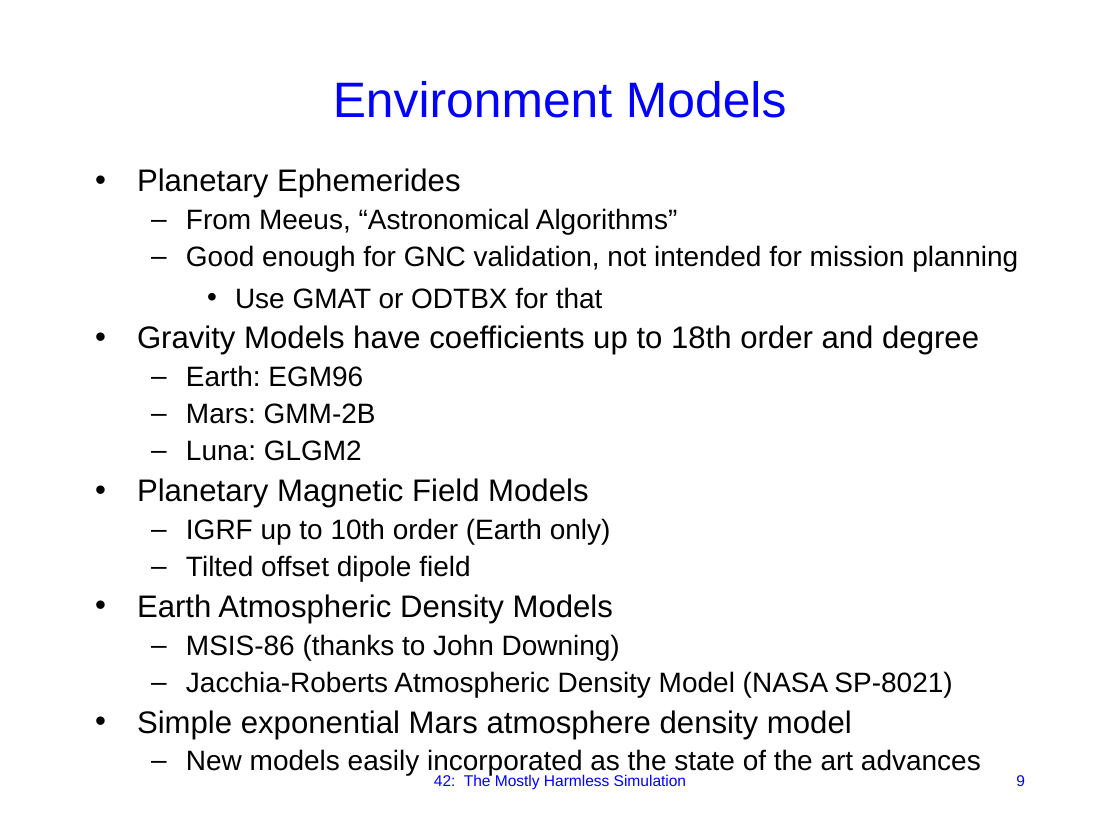
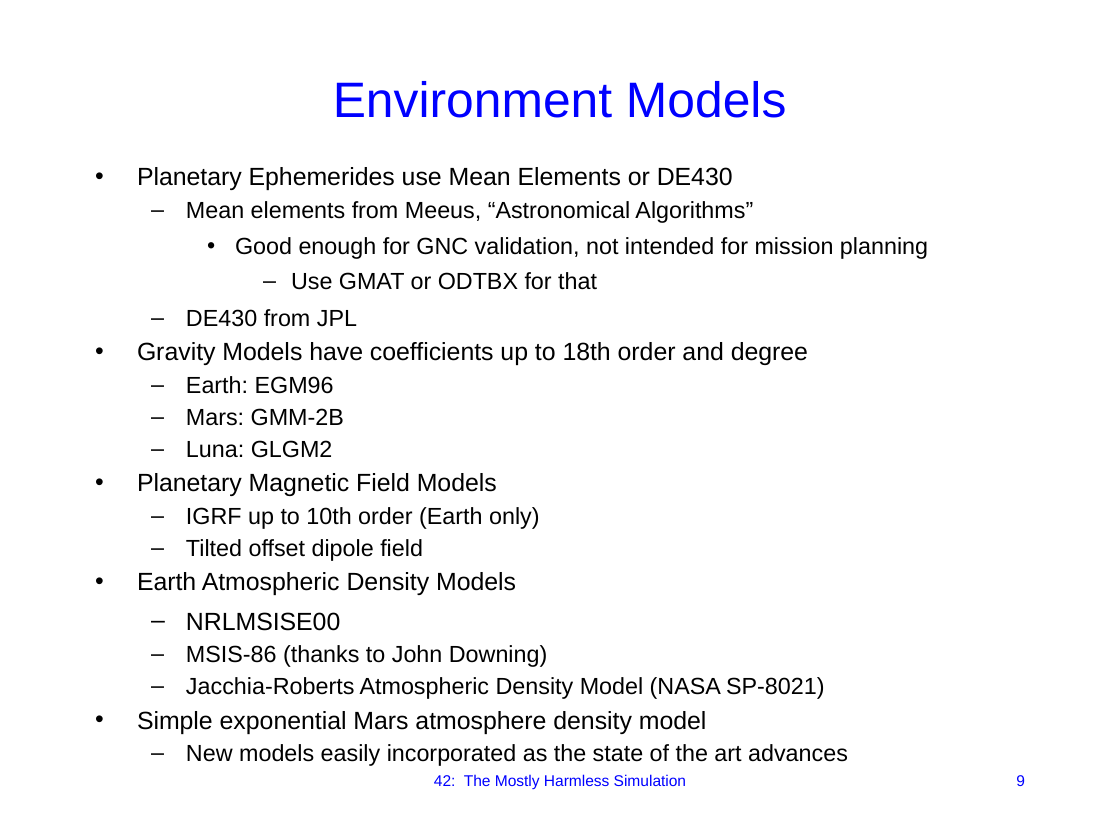
Before and after one commit to ericstoneking/42, a slide deck: slide 9 of Docs/42 Intro to Simulation.odp. Drawn at 1120x840 pixels with LibreOffice and Linux fonts; fonts in the diff are those of the drawing. Boxes give left, top, right and bottom in pixels: in the first picture for what was removed or moved away, otherwise in the second. Text is boxed around its words. In the diff, an @@ line names an element or a change of style, - is before the commit and + after.

Commit message:
Neatened up use of Schatten F10.7, Ap
Neatened up use of Schatten models for solar and geomagnetic activity
Fixed Cam rotation while already paused.
Bug fix in LoadTleFromFile (use of Epoch in Eph2RV)
Only LoadDE430 if using them
Avoid calloc'ing zero-size buffers in FindUnshadedAreas (not tested yet)

```diff
--- a/Docs/42 Intro to Simulation.odp
+++ b/Docs/42 Intro to Simulation.odp
@@ text at (137, 167, 753, 223): text changed; size 18 to 15 pt @@
-• Planetary Ephemerides
-  – From Meeus, “Astronomical Algorithms”
+• Planetary Ephemerides use Mean Elements or DE430
+  – Mean elements from Meeus, “Astronomical Algorithms”
@@ text at (137, 237, 928, 766): size 18 to 15 pt in "Good enough for GNC validation, not intended ...", "Use GMAT or ODTBX for that", "Earth: EGM96", "Mars: GMM-2B" and 6 more places; size 20 to 16 pt in "Gravity Models have coefficients up to 18th ...", "Planetary Magnetic Field Models", "Earth Atmospheric Density Models", "Simple exponential Mars atmosphere density model"; bullet – to •; list level 2 to 3 in "Good enough for GNC validation, ..."; line spacing 0.9 to 1; bullet • to –; list level 3 to 4 in "Use GMAT or ODTBX for ..." @@
@@ text at (186, 309, 357, 327): paragraph added @@
+  – DE430 from JPL
@@ text at (186, 612, 340, 631): paragraph added @@
+  – NRLMSISE00
```
Also in this commit, not shown: 2 other slides changed, 16 other files.
